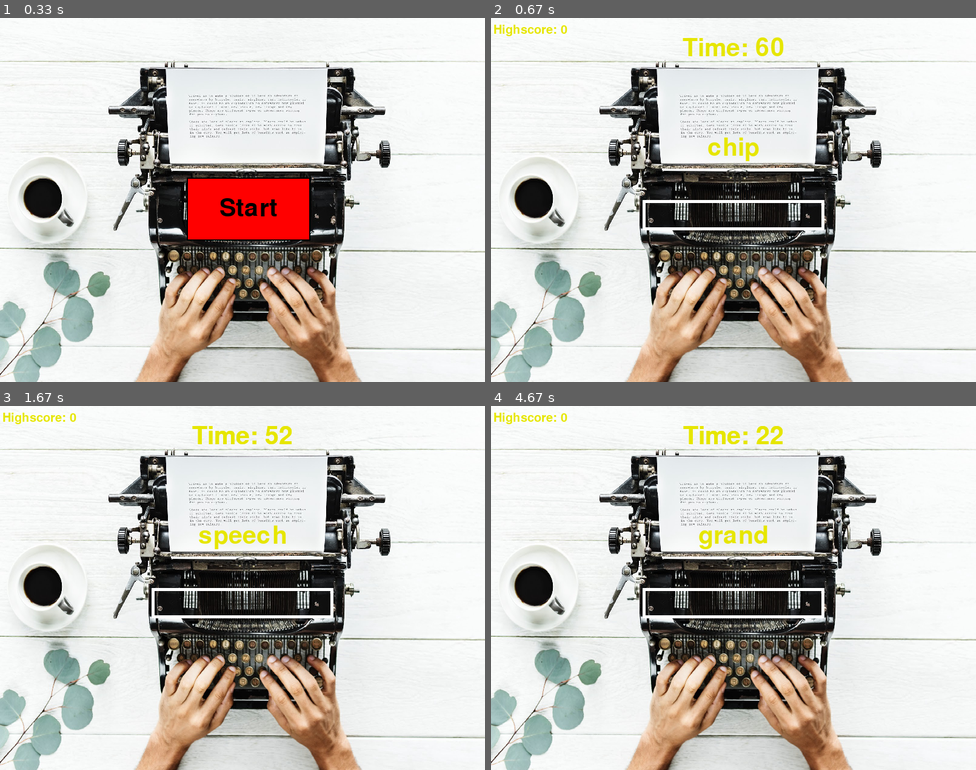
Above: before the commit, frames 1-4 (two rows, left to right).
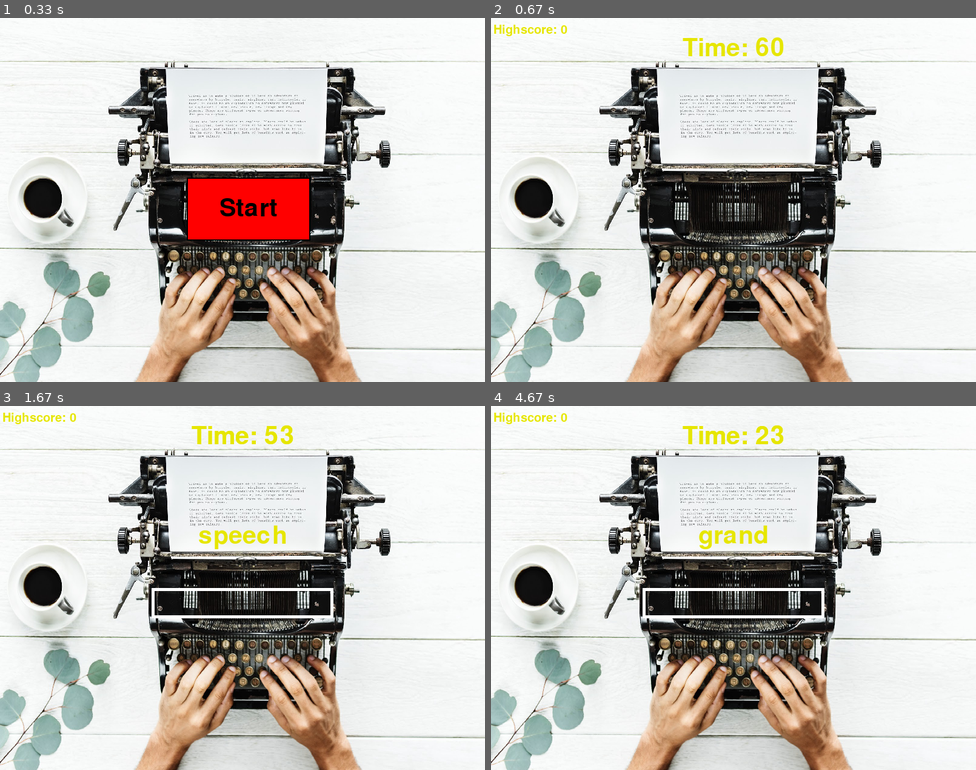
Above: after the commit, the same moments.

Repository: razvanmatisan/Pygame-Typing-Speed-Test
Game: pygame game, started from prototype.py
The game is run twice, just before and just after one commit, with the same random seed, the same clock (stepped at 60 frames per second) and the same inputs.
Inputs (mouse positions are in pixels of both pictures, inside the frame that each line leads up to):
- Up to frame 1 (0.33 s): no input
- Up to frame 2 (0.67 s): click (733, 200) at 0.38 s
- Up to frame 3 (1.67 s): click (242, 609) at 0.72 s; tap Enter at 1 s
- Up to frame 4 (4.67 s): type "ann" at 2.33 s; tap Enter at 2.67, 2.97, 3.47 s; type "a" at 2.83 s; type "r" at 3.33 s; hold Backspace 3.83-4.3 s

Frame 1 is identical in both runs. In frame 2, 1.0% of the frame differs, in the area x 31-69%, y 32-59%; in frame 3, 0.2%; in frame 4, 0.2%.

Commit message:
prototype.py

Diff:
--- a/prototype.py
+++ b/prototype.py
@@ -97,6 +97,7 @@
         enabled = True
         active = False
         start_game = False
+        end_game = False
         actual_word = ''
 
         while running:
@@ -145,38 +146,44 @@
                                 running = False
                 dt = clock.tick(30) / 100
 
-            pos = pygame.mouse.get_pos()
-            events = pygame.event.get()
-
-            for event in events:
-                #Butonul de inchidere
-                if event.type == pygame.QUIT:
-                    running = False
-                    pygame.quit()
-                    quit()
-                #Apasare de mouse (daca se apasa pe chenar, se afiseaza countdown-ul)
-                if event.type == pygame.MOUSEBUTTONDOWN:
-                    if pos[0] > 250 and pos[0] < 250 + 300 and pos[1] > 300 and pos[1] < 300 + 50:
-                        active = True
-                        start_game = True
-
-                #Celelalte taste: In momentul in care se apasa pe alte taste,
-                if event.type == pygame.KEYDOWN:
-                    if active:
-                        if event.key == pygame.K_RETURN:
-                            enabled = True
-                            self.user_words.append(actual_word)
-                            actual_word = ''
-
-                        elif event.key == pygame.K_BACKSPACE:
-                            actual_word = actual_word[:-1]
-                        else:
-                            try:
-                                actual_word += event.unicode
-                            except:
-                                pass
-
-        pygame.display.update()
+            if start == 0:
+                end_game = True
+                self.user_words.append(actual_word)
+                actual_word = ''
+
+            if not end_game:
+                pos = pygame.mouse.get_pos()
+                events = pygame.event.get()
+
+                for event in events:
+                    #Butonul de inchidere
+                    if event.type == pygame.QUIT:
+                        running = False
+                        pygame.quit()
+                        quit()
+                    #Apasare de mouse (daca se apasa pe chenar, se afiseaza countdown-ul)
+                    if event.type == pygame.MOUSEBUTTONDOWN:
+                        if pos[0] > 250 and pos[0] < 250 + 300 and pos[1] > 300 and pos[1] < 300 + 50:
+                            active = True
+                            start_game = True
+
+
+                    if event.type == pygame.KEYDOWN:
+                        if active:
+                            if event.key == pygame.K_RETURN:
+                                enabled = True
+                                self.user_words.append(actual_word)
+                                actual_word = ''
+
+                            elif event.key == pygame.K_BACKSPACE:
+                                actual_word = actual_word[:-1]
+                            else:
+                                try:
+                                    actual_word += event.unicode
+                                except:
+                                    pass
+
+            pygame.display.update()
 
     # Metoda care afiseaza in joc rezultatele
     # Aici se vor calcula viteza si acuratetea
